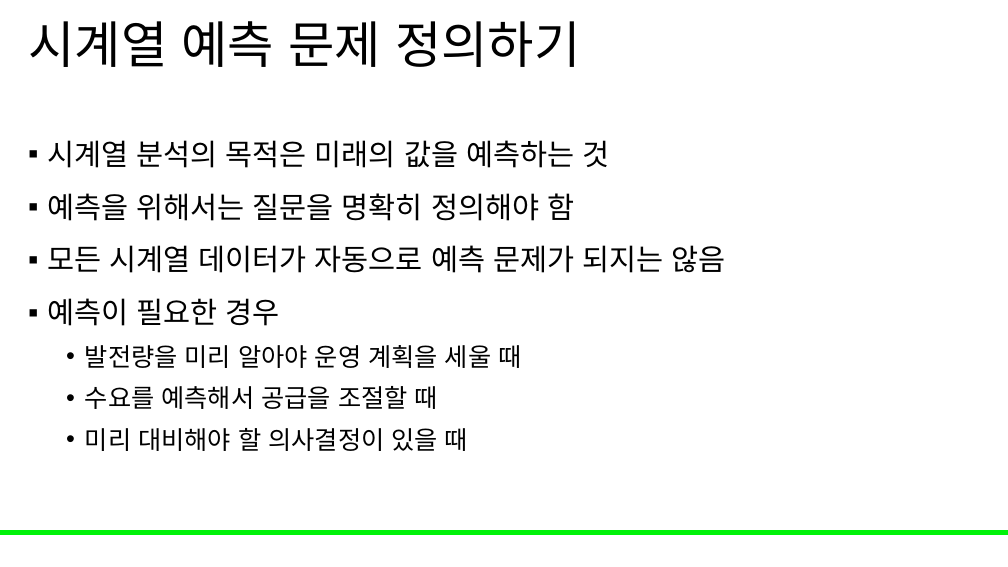
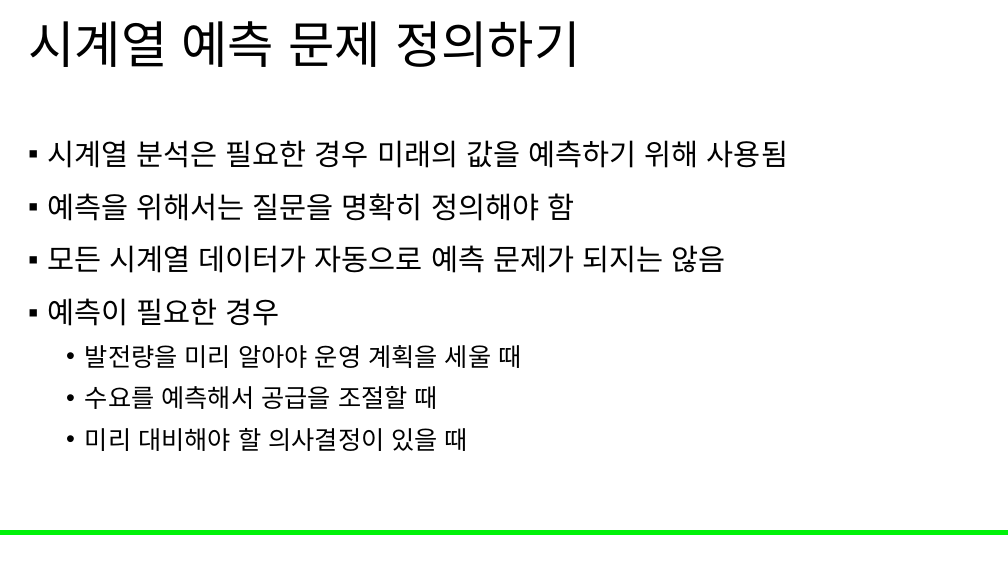
Before and after one commit to Leader-Lesson/KDT_RE_5th, a slide deck: slide 14 of material/5_AI/05_시계열 분석.pptx. Drawn at 1008x567 pixels with LibreOffice and Linux fonts; fonts in the diff are those of the drawing; background and template pictures are left out. Boxes give left, top, right and bottom in pixels: in the first picture for what was removed or moved away, otherwise in the second. Text is boxed around its words. In the diff, an @@ line names an element or a change of style, - is before the commit and + after.

```diff
--- a/material/5_AI/05_시계열 분석.pptx
+++ b/material/5_AI/05_시계열 분석.pptx
@@ text at (x1=47, y1=140, x2=788, y2=168): text changed @@
-▪ 시계열 분석의 목적은 미래의 값을 예측하는 것
+▪ 시계열 분석은 필요한 경우 미래의 값을 예측하기 위해 사용됨
```
Also in this commit, not shown: 1 other slide changed, 5 other files.
